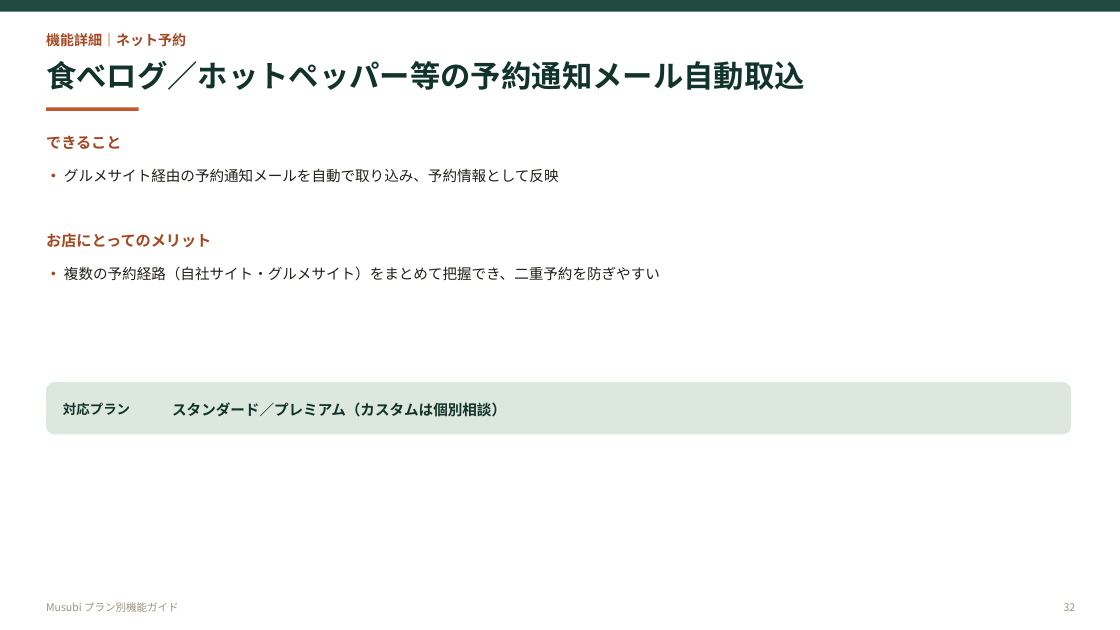
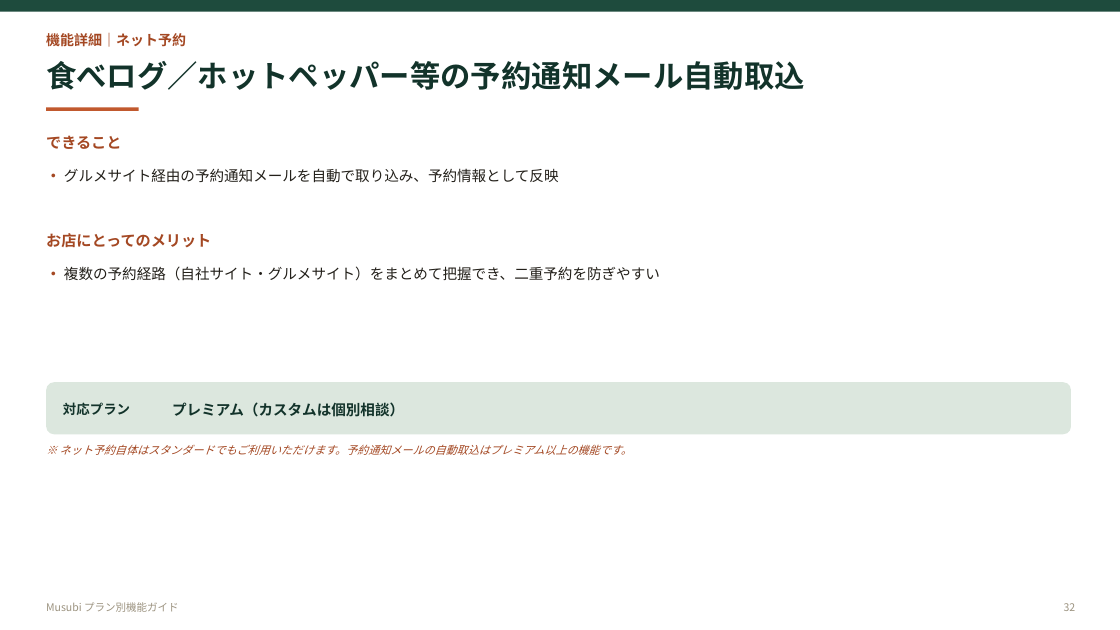
Before and after one commit to f2-watanabe/musubi-demos, a slide deck: slide 32 of pdf/プラン別機能ガイド.pptx. Drawn at 1120x630 pixels with LibreOffice and Linux fonts; fonts in the diff are those of the drawing. Boxes give left, top, right and bottom in pixels: in the first picture for what was removed or moved away, otherwise in the second. Text is boxed around its words. In the diff, an @@ line names an element or a change of style, - is before the commit and + after.

```diff
--- a/pdf/プラン別機能ガイド.pptx
+++ b/pdf/プラン別機能ガイド.pptx
@@ text at [172, 402, 404, 417]: text changed @@
-スタンダード／プレミアム（カスタムは個別相談）
+プレミアム（カスタムは個別相談）
@@ text added at [60, 444, 632, 455], 9.5 pt, text #A44823, italic @@
+※ ネット予約自体はスタンダードでもご利用いただけます。予約通知メールの自動取込はプレミアム以上の機能です。
```
Also in this commit, not shown: 9 other slides changed, 2 other files.
